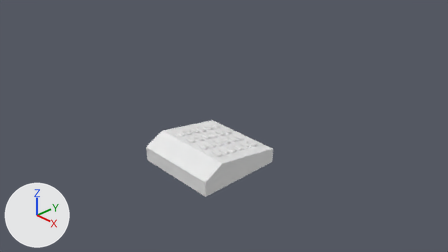
The Blender file Infil-Trainer 2018/Assets/BlendFiles/LocksAndPuzzles.blend, before and after one commit.
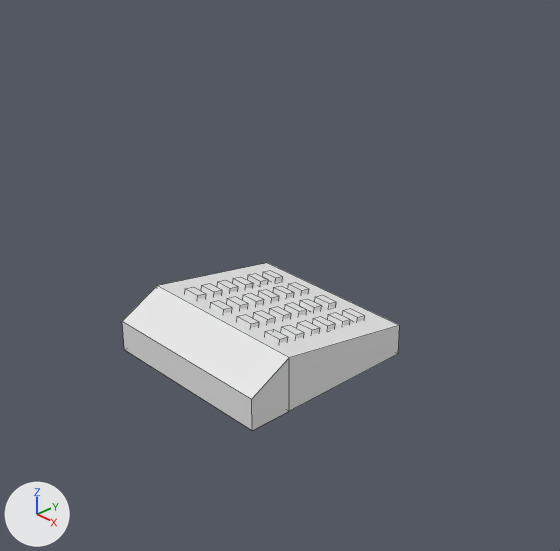
Old and new are each drawn from the file's camera 'Camera' and again close up on the part from 20% to 77% of the width and 0% to 100% of the height. Lighting does not change. The marker at lower left points along +X, +Y and +Z. The close-ups show mesh edges as thin lines. The same objects are shown in both versions, whatever each file hides.

The older version as bpy lines, for what is in view:
```python
me_cube_002 = bpy.data.meshes.new('Cube.002')
me_cube_002.from_pydata(...)  # 204 vertices, 154 faces; spans x -1.0..1.0, y -1.0..1.0, z 0.0..0.6
ob_keypad = bpy.data.objects.new('_Keypad', me_cube_002)
ob_keypad.location = (0.31, -0.19, -0.28)
```
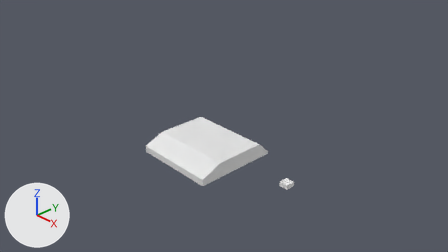
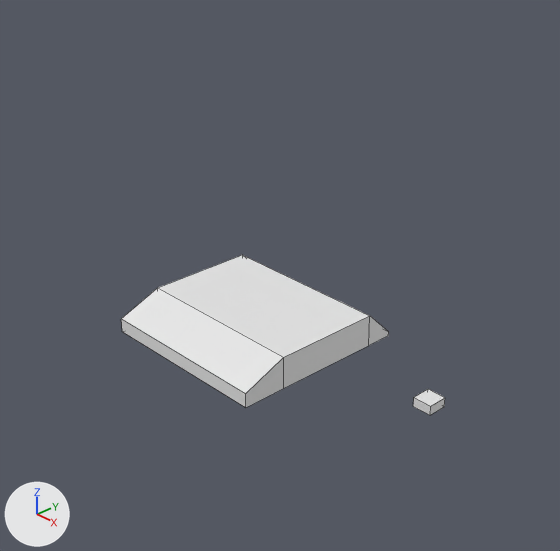
Edits to the bpy script that builds the scene:
```text
Change me_cube_002:
    used by ob_keypad; location = (0.31, -0.19, -0.28)
    remove me_cube_002.from_pydata(...)  # 204 vertices, 154 faces; spans x -1.0..1.0, y -1.0..1.0, z 0.0..0.6
    add me_cube_002.from_pydata(...)  # 16 vertices, 14 faces; spans x -1.0..1.0, y -1.0..1.0, z 0.0..0.35
    me_cube_002 part 1: 24 loose pieces with 192 vertices, spanning x -0.71..0.71, y -0.4..0.79, z 0.36..0.6, are deleted
    me_cube_002 part 2
    4 vertices are removed from x -1.0..1.0, y -0.54, z 0.0..0.58
    8 faces are deleted
    4 vertices move from x -1.0..1.0, y -1.0..1.0, z 0.34 to x -1.0..1.0, y -1.0..1.0, z 0.05..0.16
    8 vertices are added at x -1.0..1.0, y -0.51..0.7, z 0.0..0.35
    12 new faces join them
Add me_cube_005:
    me_cube_005.from_pydata(...)  # a box spanning x -0.1..0.1, y -0.1..0.1, z 0.0..0.1
Change ob_keypad:
    ob_keypad.location: (0.31, -0.19, -0.28) -> (0.0, 0.0, -0.27)
Add ob_keypadbutton:
    ob_keypadbutton = bpy.data.objects.new('_KeypadButton', me_cube_005)
    ob_keypadbutton.location = (2.38, 0.0, -0.05)
```

Pixel boxes [x1, y1, x2, y2] of what changed, in the close-ups (560 x 551 px; the box of a moved part takes in the faces that stretch with it):
'_Keypad', reshaped, moved (9% shorter): before [122, 263, 400, 430]; after [121, 255, 389, 407]
'_KeypadButton', added: after [413, 389, 445, 415]
part 1 of me_cube_002, deleted: before [185, 270, 365, 343]
part 2 of me_cube_002, moved or reshaped: before [122, 263, 400, 430]; after [121, 255, 389, 407]
